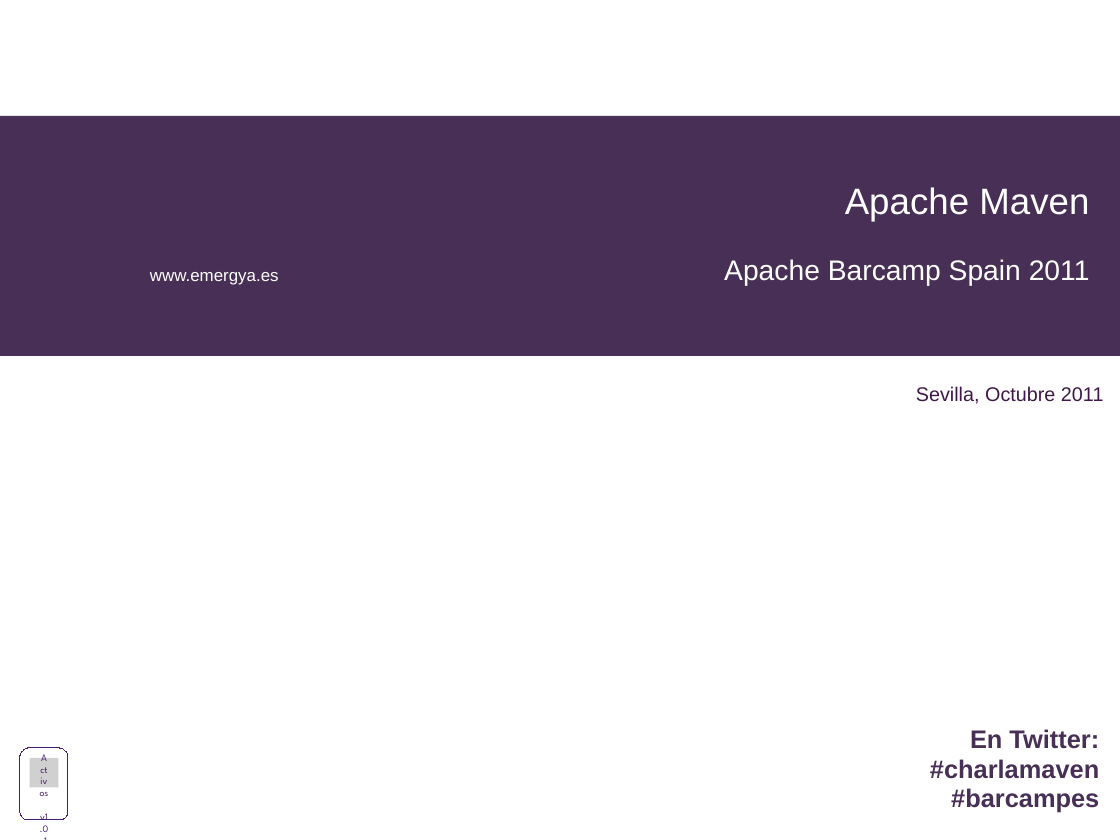
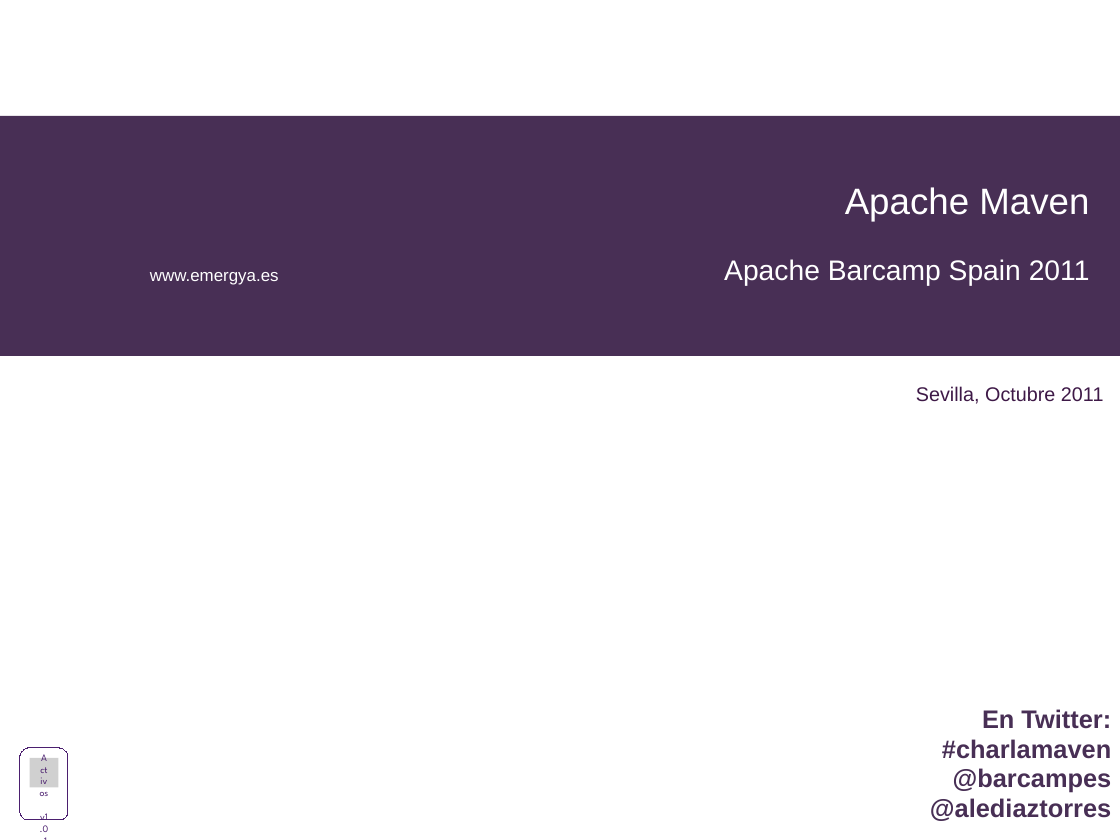
Before and after one commit to alediator/barcamp-maven, a slide deck: slide 1 of doc/slideshare_introduccion.odp. Drawn at 1120x840 pixels with LibreOffice and Linux fonts; fonts in the diff are those of the drawing; grey boxes stand for pictures; background and template pictures are left out. Boxes give left, top, right and bottom in pixels: in the first picture for what was removed or moved away, otherwise in the second. Text is boxed around its words. In the diff, an @@ line names an element or a change of style, - is before the commit and + after.

```diff
--- a/doc/slideshare_introduccion.odp
+++ b/doc/slideshare_introduccion.odp
@@ text "En Twitter:": place and size @@
-text "En Twitter:" at [930,729,1099,813]
+text "En Twitter:" at [930,709,1112,821]
@@ text at [930,768,1112,821]: text changed @@
-#barcampes
+@barcampes
+@alediaztorres
```
Also in this commit, not shown: 25 other slides changed.
